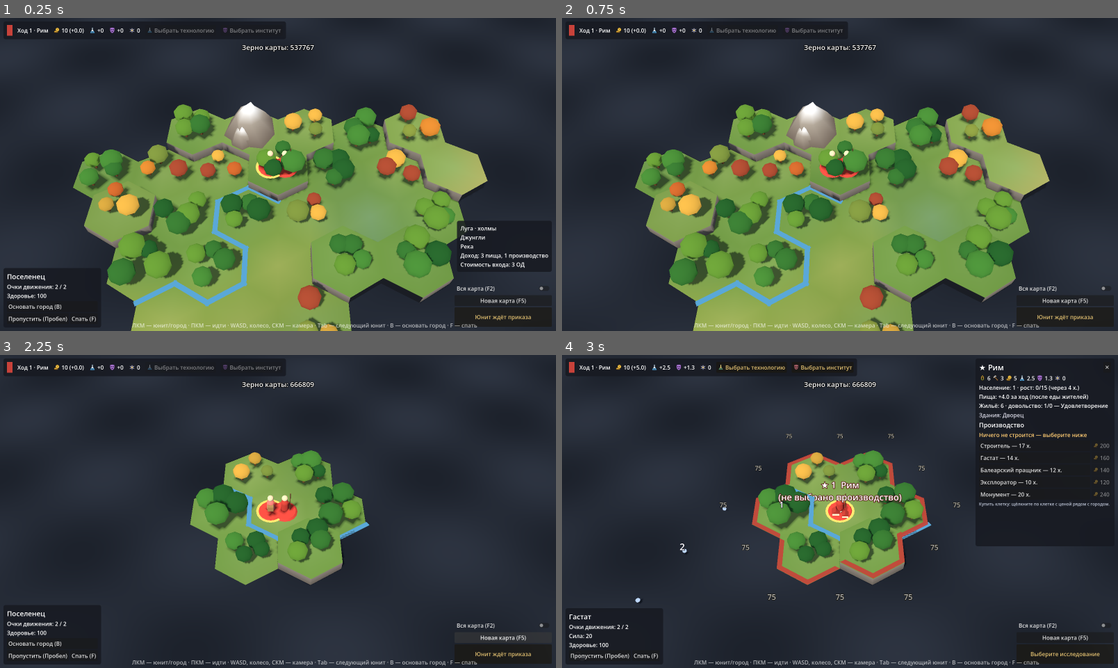
Above: before the commit, frames 1-4 (two rows, left to right).
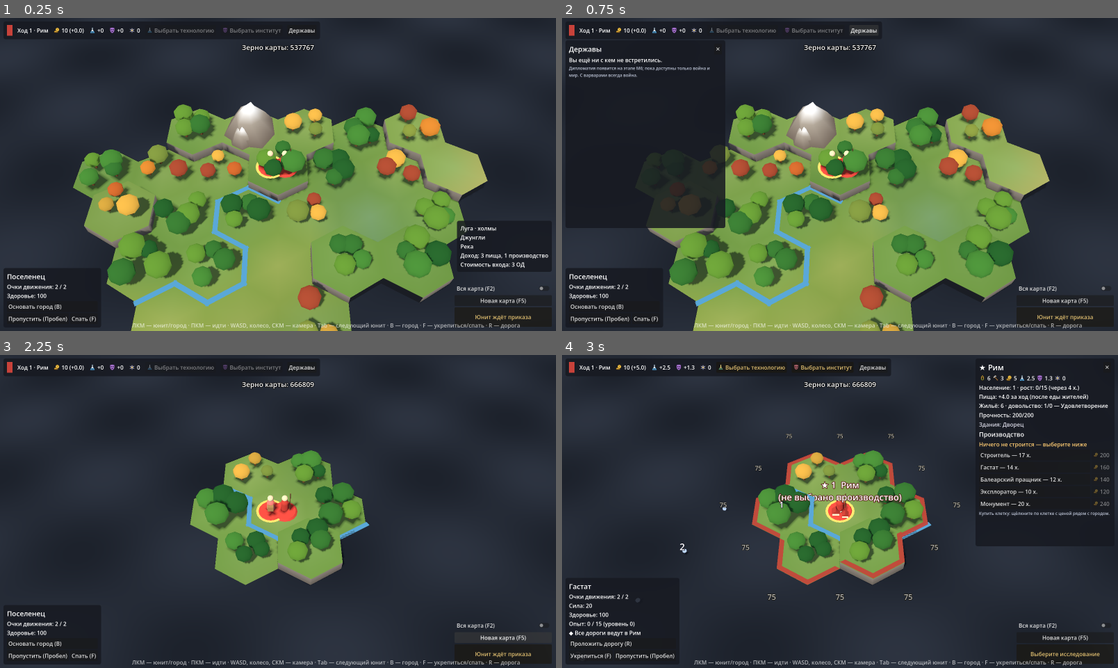
Above: after the commit, the same moments.

Repository: ChirkovOfficial/civ_game
Game: Godot game, scene res://view/main.tscn
Two runs of this game, one before a commit and one after it. Both use one fixed random seed, a clock stepped at 60 frames per second and the inputs below.
Inputs (mouse positions are in pixels of both pictures, inside the frame that each line leads up to):
- Up to frame 1 (0.25 s): no input
- Up to frame 2 (0.75 s): click (862, 30) at 0.5 s, where only the run after the commit has a clickable "Державы"
- Up to frame 3 (2.25 s): click "Новая карта (F5)" at 1.25 s; click "Новая карта (F5)" at 2 s
- Up to frame 4 (3 s): click "Основать город (B)" at 2.75 s

The runs differ from the first frame. In frame 1, 0.3% of the frame differs, in the area x 51-94%, y 1-100%; in frame 2, 5.9%, in the area x 0-94%, y 1-100%; in frame 3, 0.4%; in frame 4, 2.9%.

Commit message:
M3: интерфейс боя, дороги и лагеря на карте, окно держав
- Атака ПКМ с прогнозом боя, сообщения о бое, полоски здоровья и звезда повышения
- Кнопки: повышения, модернизация, дорога (R), форт, укрепление, грабёж, ремонт
- Окно «Державы» (война/мир), обстрел из города, прочность и стены на табличках
- Отрисовка дорог, разграбленных улучшений, фортов, лагерей и поселений
- STATUS: M3 готова, дальше M3.5

Co-Authored-By: Claude Opus 5.5 <noreply@anthropic.com>
Claude-Session: https://claude.ai/code/session_01DMBF4L2NUGiVggLuLWCueh

Diff:
--- a/view/cities_view.gd
+++ b/view/cities_view.gd
@@ -82,6 +82,9 @@
 	var label := Label3D.new()
 	var star := "★ " if city.is_capital else ""
 	var text := "%s%d  %s" % [star, city.population, city.name]
+	var hp_max := int(game.data.const_value("city_hp", 200))
+	if city.hp < hp_max or city.wall_hp > 0:
+		text += "\n♥%d%s" % [city.hp, ("  ▣%d" % city.wall_hp) if city.wall_hp > 0 else ""]
 	if city.owner == viewer.id:
 		var item := city.current_item()
 		if item.is_empty():
@@ -108,7 +111,7 @@
 	for cid in game.state.cities:
 		var city: City = game.state.cities[cid]
 		alive[cid] = true
-		var sig := "%d|%d|%s|%s|%d" % [city.population, city.owner, str(city.queue), str(city.progress), viewer.id]
+		var sig := "%d|%d|%s|%s|%d|%d|%d" % [city.population, city.owner, str(city.queue), str(city.progress), viewer.id, city.hp, city.wall_hp]
 		if _signature.get(cid, "") != sig and _nodes.has(cid):
 			_nodes[cid].queue_free()
 			_nodes.erase(cid)
--- a/view/hud.gd
+++ b/view/hud.gd
@@ -132,7 +132,7 @@
 	_root.add_child(_message)
 
 	var help := Label.new()
-	help.text = "ЛКМ — юнит/город · ПКМ — идти · WASD, колесо, СКМ — камера · Tab — следующий юнит · B — основать город · F — спать"
+	help.text = "ЛКМ — юнит/город · ПКМ — идти · WASD, колесо, СКМ — камера · Tab — следующий юнит · B — город · F — укрепиться/спать · R — дорога"
 	help.set_anchors_preset(Control.PRESET_CENTER_BOTTOM)
 	help.position = Vector2(-420, -28)
 	help.modulate = Color(1, 1, 1, 0.65)
@@ -251,6 +251,14 @@
 	var has_cities := not game.state.cities_of(pid).is_empty()
 	_research_button("science", "tech", p.current_tech, float(y["science"]), has_cities)
 	_research_button("culture", "civic", p.current_civic, float(y["culture"]), has_cities)
+	var wars := 0
+	for other in game.state.players:
+		if other.id != pid and not other.is_barbarian and game.state.at_war(pid, other.id):
+			wars += 1
+	var db := Button.new()
+	db.text = "Державы" + (" (войн: %d)" % wars if wars > 0 else "")
+	db.pressed.connect(open_diplomacy)
+	_top_box.add_child(db)
 
 
 func _research_button(icon: String, kind: String, current: String, per_turn: float, enabled: bool) -> void:
@@ -287,6 +295,9 @@
 
 func refresh_research() -> void:
 	if not _research_panel.visible:
+		return
+	if _research_kind == "diplomacy":
+		open_diplomacy()
 		return
 	_clear(_research_box)
 	var pid := game.state.current_player
@@ -317,6 +328,46 @@
 		_label(_research_box, "Нет доступных исследований")
 
 
+func open_diplomacy() -> void:
+	_research_kind = "diplomacy"
+	_research_panel.visible = true
+	_clear(_research_box)
+	var pid := game.state.current_player
+	var me := game.state.player(pid)
+	var head := HBoxContainer.new()
+	_research_box.add_child(head)
+	var title := _label(head, "Державы", 20)
+	title.size_flags_horizontal = Control.SIZE_EXPAND_FILL
+	_button(head, "✕", close_research)
+	var any := false
+	for other in game.state.players:
+		if other.id == pid or other.is_barbarian or not me.met.has(other.id):
+			continue
+		any = true
+		var row := HBoxContainer.new()
+		_research_box.add_child(row)
+		var sw := ColorRect.new()
+		sw.color = other.color
+		sw.custom_minimum_size = Vector2(14, 14)
+		row.add_child(sw)
+		var war := game.state.at_war(pid, other.id)
+		var st := "выбыла" if not other.alive else ("ВОЙНА" if war else "мир")
+		var l := _label(row, "%s — %s · городов: %d" % [other.name, st, game.state.cities_of(other.id).size()])
+		l.size_flags_horizontal = Control.SIZE_EXPAND_FILL
+		if not other.alive:
+			continue
+		var oid := other.id
+		if war:
+			var e := UnitRules.make_peace_error(game, pid, oid)
+			_button(row, "Заключить мир", func(): act.call({"type": "make_peace", "target": oid}); open_diplomacy(), e != "", e)
+		else:
+			var e2 := UnitRules.declare_war_error(game, pid, oid)
+			_button(row, "Объявить войну", func(): act.call({"type": "declare_war", "target": oid}); open_diplomacy(), e2 != "", e2)
+	if not any:
+		_label(_research_box, "Вы ещё ни с кем не встретились.")
+	_label(_research_box, "Дипломатия появится на этапе M6; пока доступны только война и мир. С варварами всегда война.", 12, Color(0.75, 0.78, 0.85), true)
+
+
 func _choose_research(id: String) -> void:
 	act.call({"type": "set_research", "kind": _research_kind, "id": id})
 	close_research()
@@ -341,11 +392,23 @@
 	if def.has("charges"):
 		lines.append("Заряды: %d" % u.charges)
 	lines.append("Здоровье: %d" % u.hp)
+	if Combat.can_attack(game, u):
+		lines.append("Опыт: %d / %d (уровень %d)" % [u.xp, Combat.xp_for_level(u.level + 1), u.level])
+	if not u.promotions.is_empty():
+		var names := []
+		for pid in u.promotions:
+			names.append(game.data.promotions[pid]["name"])
+		lines.append("Повышения: " + ", ".join(names))
+	for a in Abilities.of(game, u.owner, u.type):
+		if game.data.abilities.has(a):
+			lines.append("◆ %s" % game.data.abilities[a]["name"])
 	match u.orders.get("type", ""):
 		"move":
 			lines.append("Идёт к цели…")
 		"sleep":
 			lines.append("Спит")
+		"fortify":
+			lines.append("Укреплён (+%d)" % mini(u.fortify_turns * 3, 6))
 	_label(_unit_box, "\n".join(lines))
 	if u.owner != game.state.current_player:
 		return
@@ -370,10 +433,32 @@
 			var what := "Собрать ресурс" if hv["what"] == "resource" else "Вырубить/осушить"
 			_button(_unit_box, "%s (%s в город)" % [what, ", ".join(parts)],
 				func(): act.call({"type": "harvest", "unit": u.id}), u.moves_left <= 0.0)
+	for pid in Combat.available_promotions(game, u):
+		var pr: Dictionary = game.data.promotions[pid]
+		_button(_unit_box, "★ Повышение: %s — %s" % [pr["name"], pr["text"]],
+			func(): act.call({"type": "promote", "unit": u.id, "promotion": pid}))
+	var target := UnitRules.upgrade_target(game, u)
+	if target != "":
+		var uerr := UnitRules.upgrade_error(game, u)
+		_button(_unit_box, "Модернизировать в «%s» (%d золота)" % [Abilities.unit_name(game, u.owner, target), UnitRules.upgrade_cost(game, u, target)],
+			func(): act.call({"type": "upgrade_unit", "unit": u.id}), uerr != "", uerr)
+	if Abilities.has(game, u, "ROAD_INSTEAD_OF_MOVE") or Abilities.has(game, u, "BUILD_ROAD"):
+		var rerr := UnitRules.build_road_error(game, u)
+		_button(_unit_box, "Проложить дорогу (R)", func(): act.call({"type": "build_road", "unit": u.id}), rerr != "", rerr)
+	if Abilities.has(game, u, "BUILD_FORT") and u.charges > 0:
+		var ferr := UnitRules.build_fort_error(game, u)
+		_button(_unit_box, "Построить форт", func(): act.call({"type": "build_fort", "unit": u.id}), ferr != "", ferr)
+	if UnitRules.pillage_error(game, u) == "":
+		_button(_unit_box, "Разграбить улучшение", func(): act.call({"type": "pillage", "unit": u.id}))
+	if UnitRules.repair_error(game, u) == "":
+		_button(_unit_box, "Починить улучшение", func(): act.call({"type": "repair", "unit": u.id}))
 	var row := HBoxContainer.new()
 	_unit_box.add_child(row)
+	if Movement.layer(game, u.type) == "COMBAT":
+		_button(row, "Укрепиться (F)", func(): act.call({"type": "fortify", "unit": u.id}))
 	_button(row, "Пропустить (Пробел)", func(): act.call({"type": "skip_unit", "unit": u.id}))
-	_button(row, "Спать (F)", func(): act.call({"type": "sleep_unit", "unit": u.id}))
+	if Movement.layer(game, u.type) != "COMBAT":
+		_button(row, "Спать (F)", func(): act.call({"type": "sleep_unit", "unit": u.id}))
 	if not u.orders.is_empty():
 		_button(row, "Отменить приказ", func(): act.call({"type": "cancel_orders", "unit": u.id}))
 
@@ -418,6 +503,15 @@
 		city.population, _fmt(snappedf(city.food_stored, 0.1)), thr,
 		("через %d х." % ttg) if ttg > 0 else ("голод" if food_net < 0 else "застой"),
 		food_net, _fmt(CityRules.housing(game, city)), int(am["have"]), int(am["need"]), str(st.get("name", ""))])
+	_label(_city_box, "Прочность: %d/%d%s" % [city.hp, int(game.data.const_value("city_hp", 200)),
+		(" · стены %d" % city.wall_hp) if city.wall_hp > 0 else ""])
+	if city.owner == game.state.current_player and Combat.city_can_strike(game, city):
+		for t in game.state.map.grid.tiles_in_radius(city.tile, int(game.data.const_value("city_ranged_range", 2))):
+			if Combat.city_attack_error(game, city, t) == "":
+				var tu: Unit = Combat.target_at(game, city.owner, t)["unit"]
+				var tt := t
+				_button(_city_box, "🏹 Обстрелять: %s (%d ♥)" % [Abilities.unit_name(game, tu.owner, tu.type), tu.hp],
+					func(): act.call({"type": "city_attack", "city": city.id, "target": tt}))
 	if not city.buildings.is_empty():
 		var names := []
 		for bid in city.buildings:
@@ -500,6 +594,19 @@
 	_tile_label.text = "\n".join(lines)
 
 
+func show_combat_preview(pv: Dictionary, err: String) -> void:
+	_tile_panel.visible = true
+	var lines := [_tile_label.text, "", "⚔ Прогноз боя: %d против %d" % [int(pv["att"]), int(pv["def"])]]
+	for m in pv["att_mods"]:
+		lines.append("  наш: %s %+d" % [m[0], int(m[1])])
+	for m in pv["def_mods"]:
+		lines.append("  их: %s %+d" % [m[0], int(m[1])])
+	lines.append("Урон врагу ≈ %d, нам ≈ %d" % [int(pv["dmg_to_def"]), int(pv["dmg_to_att"])])
+	if err != "":
+		lines.append("(%s)" % err)
+	_tile_label.text = "\n".join(lines)
+
+
 func set_end_turn_text(text: String, urgent: bool) -> void:
 	_end_turn_button.text = text
 	_end_turn_button.modulate = Color(1.0, 0.85, 0.5) if urgent else Color.WHITE
--- a/view/main.gd
+++ b/view/main.gd
@@ -28,6 +28,13 @@
 	"border_grew": ["borders"],
 	"improvement_built": ["improvements"],
 	"harvested": ["terrain", "improvements"],
+	"road_built": ["roads"],
+	"pillaged": ["improvements"],
+	"camp_spawned": ["improvements"],
+	"camp_cleared": ["improvements"],
+	"village_reward": ["improvements"],
+	"city_captured": ["borders"],
+	"city_destroyed": ["borders", "improvements"],
 }
 
 
@@ -112,7 +119,7 @@
 	var events := game.apply_action(action)
 	_after_action()
 	var t: String = action.get("type", "")
-	if t in ["found_city", "build_improvement", "harvest", "skip_unit", "sleep_unit"] and \
+	if t in ["found_city", "build_improvement", "harvest", "skip_unit", "sleep_unit", "fortify", "build_road", "attack", "promote", "upgrade_unit", "build_fort", "pillage"] and \
 			(selected == null or game.state.unit(selected.id) == null or selected.moves_left <= 0.0 or not selected.orders.is_empty()):
 		_select_next_unit()
 	if t == "found_city":
@@ -160,6 +167,31 @@
 			hud.show_message("Изучено: %s" % game.data.techs[e["tech"]]["name"], 3.0)
 		elif t == "civic_completed" and e["player"] == game.state.current_player:
 			hud.show_message("Принят институт: %s" % game.data.civics[e["civic"]]["name"], 3.0)
+		elif t == "village_reward" and e["player"] == game.state.current_player:
+			hud.show_message("Племенное поселение: %s" % e["text"], 3.0)
+		elif t == "camp_cleared" and e["player"] == game.state.current_player:
+			hud.show_message("Лагерь варваров уничтожен: +%d золота" % int(e["gold"]), 3.0)
+		elif t == "city_captured":
+			hud.show_message("Город %s захвачен: %s" % [game.state.city(e["city"]).name, game.state.player(e["by"]).name], 3.5)
+		elif t == "city_destroyed":
+			hud.show_message("Город разорён варварами", 3.5)
+		elif t == "war_declared":
+			hud.show_message("%s объявляет войну: %s" % [game.state.player(e["player"]).name, game.state.player(e["target"]).name], 3.5)
+		elif t == "peace_made":
+			hud.show_message("Заключён мир", 3.0)
+		elif t == "barbarian_raid":
+			var c := game.state.city(e["target"])
+			if c != null and c.owner == game.state.current_player:
+				hud.show_message("Варвары готовят набег на %s!" % c.name, 4.0)
+		elif t == "combat" and (e.has("attacker") or e.has("city_attacker")):
+			var me := game.state.current_player
+			var au := game.state.unit(e.get("attacker", -1))
+			if au != null and au.owner == me:
+				hud.show_message("Урон врагу: %d · ваши потери: %d" % [int(e["dmg_to_def"]), int(e.get("dmg_to_att", 0))], 2.5)
+		elif t == "unit_killed" and e["owner"] == game.state.current_player:
+			hud.show_message("Юнит погиб", 2.5)
+		elif t == "player_eliminated":
+			hud.show_message("%s выбывает из игры" % game.state.player(e["player"]).name, 4.0)
 
 
 func _process(_delta: float) -> void:
@@ -180,6 +212,10 @@
 	if tile != hover_tile:
 		hover_tile = tile
 		hud.show_tile(_viewer(), tile, map_view.reveal_all)
+		if selected != null and tile >= 0 and game.state.unit(selected.id) != null and Combat.can_attack(game, selected):
+			var tgt := Combat.target_at(game, selected.owner, tile)
+			if tgt["kind"] == "unit" or tgt["kind"] == "city":
+				hud.show_combat_preview(Combat.preview(game, selected, tile), Combat.attack_error(game, selected, tile))
 	overlay.show_hover(tile, camera_rig.position.x)
 	var path_target := tile if selected != null else -1
 	if path_target != _hover_path_target:
@@ -206,10 +242,14 @@
 					act({"type": "skip_unit", "unit": selected.id})
 			KEY_F:
 				if selected != null:
-					act({"type": "sleep_unit", "unit": selected.id})
+					var kind := "fortify" if Movement.layer(game, selected.type) == "COMBAT" else "sleep_unit"
+					act({"type": kind, "unit": selected.id})
 			KEY_B:
 				if selected != null:
 					act({"type": "found_city", "unit": selected.id})
+			KEY_R:
+				if selected != null:
+					act({"type": "build_road", "unit": selected.id})
 			KEY_TAB:
 				_select_next_unit(true)
 			KEY_F2:
@@ -279,6 +319,14 @@
 func _move_selected(tile: int) -> void:
 	if game.state.unit(selected.id) == null:
 		_select(null)
+		return
+	var tgt := Combat.target_at(game, selected.owner, tile)
+	if tgt["kind"] != "" and tgt["kind"] != "camp" and Combat.can_attack(game, selected):
+		var err := Combat.attack_error(game, selected, tile)
+		if err == "":
+			act({"type": "attack", "unit": selected.id, "target": tile})
+		else:
+			hud.show_message(err)
 		return
 	act({"type": "move_unit", "unit": selected.id, "target": tile})
 	if selected != null and selected.moves_left <= 0.0:
--- a/view/map/improvement_meshes.gd
+++ b/view/map/improvement_meshes.gd
@@ -78,4 +78,21 @@
 		 "transforms": [Transform3D(Basis(Vector3.FORWARD, PI / 2), Vector3(0.2, 0.05, 0.16))]},
 	]
 	d["OIL_WELL"] = [{"mesh": _cyl(0.02, 0.08, 0.4, 4), "color": Color("2a2a2e"), "transforms": [_at(0, 0.2, 0)]}]
+	# Форт: частокол по кругу.
+	var stakes: Array = []
+	for k in 16:
+		var a := TAU * k / 16.0
+		stakes.append(_at(cos(a) * 0.42 + 0.1, 0.09, sin(a) * 0.42 + 0.05))
+	d["FORT"] = [{"mesh": _cyl(0.03, 0.035, 0.18, 4), "color": Color("8a6440"), "transforms": stakes}]
+	# Лагерь варваров: тёмные шатры и шест с флагом.
+	d["BARBARIAN_CAMP"] = [
+		{"mesh": _cyl(0.0, 0.17, 0.3, 5), "color": Color("5a2a24"), "transforms": [_at(0, 0.15, 0), _at(0.28, 0.12, 0.15, 0, Vector3.ONE * 0.8), _at(-0.2, 0.12, 0.22, 0, Vector3.ONE * 0.75)]},
+		{"mesh": _box(Vector3(0.02, 0.5, 0.02)), "color": Color("3a2a1a"), "transforms": [_at(0.12, 0.25, -0.2)]},
+		{"mesh": _box(Vector3(0.18, 0.1, 0.01)), "color": Color("b8241c"), "transforms": [_at(0.21, 0.44, -0.2)]},
+	]
+	# Племенное поселение: круглые хижины.
+	d["TRIBAL_VILLAGE"] = [
+		{"mesh": _sphere(0.11, 7), "color": Color("b59a6a"), "transforms": [_at(0, 0.05, 0, 0, Vector3(1, 0.8, 1)), _at(0.24, 0.05, 0.12, 0, Vector3(1, 0.8, 1)), _at(-0.15, 0.05, 0.22, 0, Vector3(0.9, 0.7, 0.9))]},
+		{"mesh": _cyl(0.0, 0.13, 0.12, 7), "color": Color("8a6a3a"), "transforms": [_at(0, 0.16, 0), _at(0.24, 0.16, 0.12), _at(-0.15, 0.14, 0.22, 0, Vector3.ONE * 0.9)]},
+	]
 	return d
--- a/view/map/map_view.gd
+++ b/view/map/map_view.gd
@@ -77,6 +77,8 @@
 		refresh_improvements()
 	if all or parts.has("borders"):
 		refresh_borders()
+	if all or parts.has("roads"):
+		refresh_roads()
 	if viewer != null and (all or parts.has("terrain")):
 		refresh_resources(viewer)
 
@@ -241,7 +243,10 @@
 			for local in part["transforms"]:
 				var t: Transform3D = local
 				var world := Transform3D(rot * t.basis, base + rot * t.origin + Vector3(-0.1, 0, -0.05))
-				per_part[key].append([world, part["color"], _custom(i)])
+				var col: Color = part["color"]
+				if map.pillaged[i] == 1:
+					col = col.darkened(0.6)   # разграблено
+				per_part[key].append([world, col, _custom(i)])
 	for imp in _improvement_meshes:
 		var parts: Array = _improvement_meshes[imp]
 		for k in parts.size():
@@ -250,6 +255,52 @@
 			var mm := _new_multimesh(parts[k]["mesh"], items.size())
 			_fill(mm, items)
 			_set_layer("imp_" + key, mm, _feature_mat)
+
+
+## Дороги: полосы между центрами соседних клеток с дорогой (и «пятачок» в клетке).
+func refresh_roads() -> void:
+	var map := game.state.map
+	var grid := map.grid
+	var st := SurfaceTool.new()
+	st.begin(Mesh.PRIMITIVE_TRIANGLES)
+	var count := 0
+	var col := Color("9c8463")
+	for i in map.size():
+		if map.road[i] == 0:
+			continue
+		var c2 := grid.world_position(i, MapStyle.HEX_SIZE)
+		var h := MapStyle.tile_height(map, i) + 0.02
+		var uv := TerrainMeshBuilder.tile_uv(grid, i)
+		var lvl_col := col.lightened(0.08 * map.road[i])
+		var links := 0
+		for d in 6:
+			var nb := grid.neighbor(i, d)
+			if nb < 0 or map.road[nb] == 0:
+				continue
+			links += 1
+			# Половина отрезка до середины ребра — вторую половину нарисует сосед.
+			var mid := c2 + (HexGrid.corner_offset(d, MapStyle.HEX_SIZE) + HexGrid.corner_offset((d + 1) % 6, MapStyle.HEX_SIZE)) * 0.5
+			var along := (mid - c2).normalized()
+			var across := Vector2(-along.y, along.x) * 0.07
+			var pts := [Vector3(c2.x + across.x, h, c2.y + across.y), Vector3(mid.x + across.x, h, mid.y + across.y),
+				Vector3(mid.x - across.x, h, mid.y - across.y), Vector3(c2.x - across.x, h, c2.y - across.y)]
+			for idx in [0, 1, 2, 0, 2, 3]:
+				st.set_color(lvl_col)
+				st.set_uv2(uv)
+				st.set_normal(Vector3.UP)
+				st.add_vertex(pts[idx])
+			count += 1
+		# Пятачок в центре клетки.
+		for kk in 6:
+			var a := c2 + HexGrid.corner_offset(kk, 0.12)
+			var b := c2 + HexGrid.corner_offset((kk + 1) % 6, 0.12)
+			for p in [Vector3(c2.x, h, c2.y), Vector3(a.x, h, a.y), Vector3(b.x, h, b.y)]:
+				st.set_color(lvl_col)
+				st.set_uv2(uv)
+				st.set_normal(Vector3.UP)
+				st.add_vertex(p)
+		count += 1
+	_set_layer("roads", st.commit() if count > 0 else null, _river_mat)
 
 
 ## Границы держав: цветная полоса вдоль рёбер, где сосед не принадлежит той же державе.
--- a/view/units_view.gd
+++ b/view/units_view.gd
@@ -104,6 +104,15 @@
 		pack.material_override = _mat(Color("a0784e"))
 		pack.position = Vector3(0, 0.26, 0.1)
 		root.add_child(pack)
+	var info := Label3D.new()
+	info.name = "Info"
+	info.billboard = BaseMaterial3D.BILLBOARD_ENABLED
+	info.font_size = 40
+	info.pixel_size = 0.004
+	info.outline_size = 10
+	info.no_depth_test = true
+	info.position = Vector3(0, 0.75, 0)
+	root.add_child(info)
 	root.scale = Vector3.ONE * 1.3
 	add_child(root)
 	return root
@@ -122,6 +131,14 @@
 		node.visible = visible_now
 		if visible_now:
 			node.position = _unit_pos(u, cam_x)
+			var info: Label3D = node.get_node("Info")
+			var txt := ""
+			if u.hp < 100:
+				txt = "♥%d" % u.hp
+			if u.owner == viewer.id and Combat.can_promote(u) and Combat.can_attack(game, u):
+				txt += " ★"
+			info.text = txt
+			info.modulate = Color(1.0, 0.45, 0.4) if u.hp < 40 else Color(1, 1, 1)
 	for id in _nodes.keys():
 		if not alive.has(id):
 			_nodes[id].queue_free()
Not shown, changed: CLAUDE.md
Not shown, changed: docs/STATUS.md
